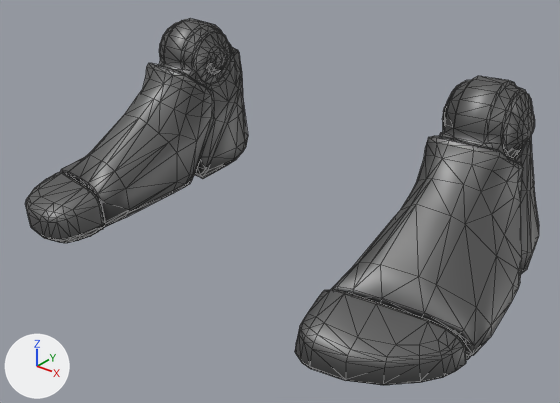
The FBX model Blender/UEFY2.0 - Armor Assets/ExportedFbx/SkeletalMesh/DefaultFoot/SK_DefaultFoot.fbx as it was, and as the next commit left it.
Camera for both pictures: a 50 mm camera at (0.421, -0.512, 0.357) aimed at (0.018, -0.008, 0.045). Arrows for +X, +Y and +Z are at lower left; the lights stay in place. Mesh edges are drawn as thin lines. Where no turn or scale is listed for an object, it has been applied to the vertices.

The first picture shows 'DefaultFootMesh.001'.
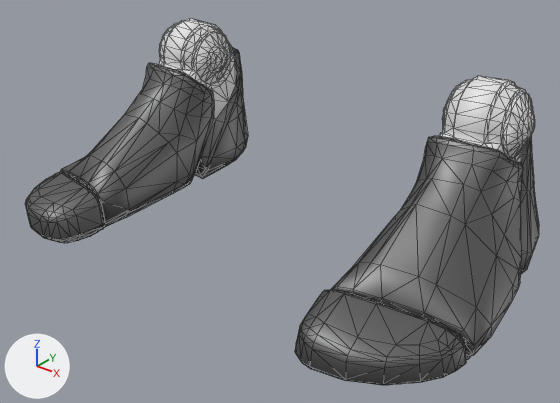
Scene script edits in JSON lines:
```json
{"op": "add", "block": "mat_joints", "code": ["mat_joints = principled_material('Joints')", "mat_joints.base_color = (0.8, 0.8, 0.8)  # white #e7e7e7"]}
{"block": "me_sk_mannequin_014", "where": "me_sk_mannequin_014.from_pydata(...)  # 1384 vertices, 2744 faces; spans x -0.242..0.242, y -0.148..0.151, z 0.0..0.169"}
{"block": "me_sk_mannequin_014", "where": "# used by ob_defaultfootmesh_001; location = (0.0, 0.0, 0.0)"}
{"block": "me_sk_mannequin_014", "change": "me_sk_mannequin_014 part 1: 519 of the faces centred in x -0.209..-0.133, y 0.041..0.12, z 0.015..0.168 switch from mat_m_ue4man_body (grey #808080) to mat_joints (white #e7e7e7)"}
{"block": "me_sk_mannequin_014", "change": "me_sk_mannequin_014 part 2: 519 of the faces centred in x 0.133..0.209, y 0.041..0.12, z 0.015..0.168 switch from mat_m_ue4man_body (grey #808080) to mat_joints (white #e7e7e7)"}
```

What differs and where, as boxes (x1, y1, x2, y2) in the pictures (560 x 403 px):
```json
{"part": 1, "of": "me_sk_mannequin_014", "change": "recoloured", "before": [159, 18, 237, 141], "after": [159, 18, 237, 141]}
{"part": 2, "of": "me_sk_mannequin_014", "change": "recoloured", "before": [439, 76, 535, 162], "after": [439, 76, 535, 162]}
```
